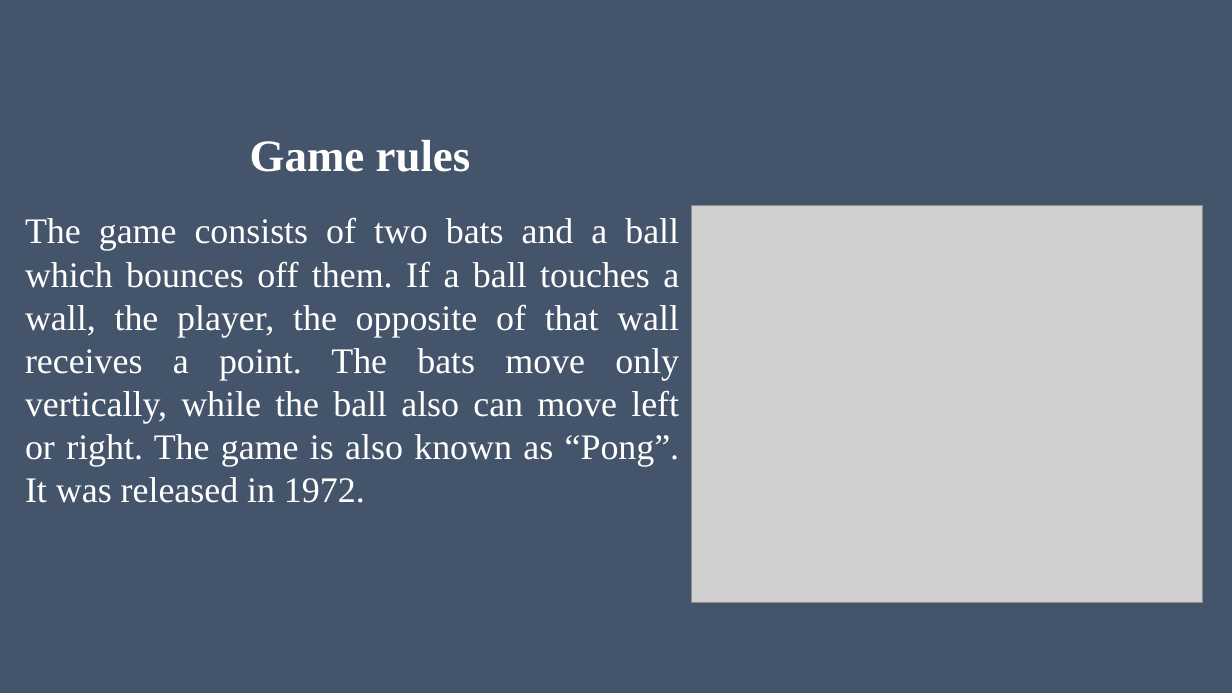
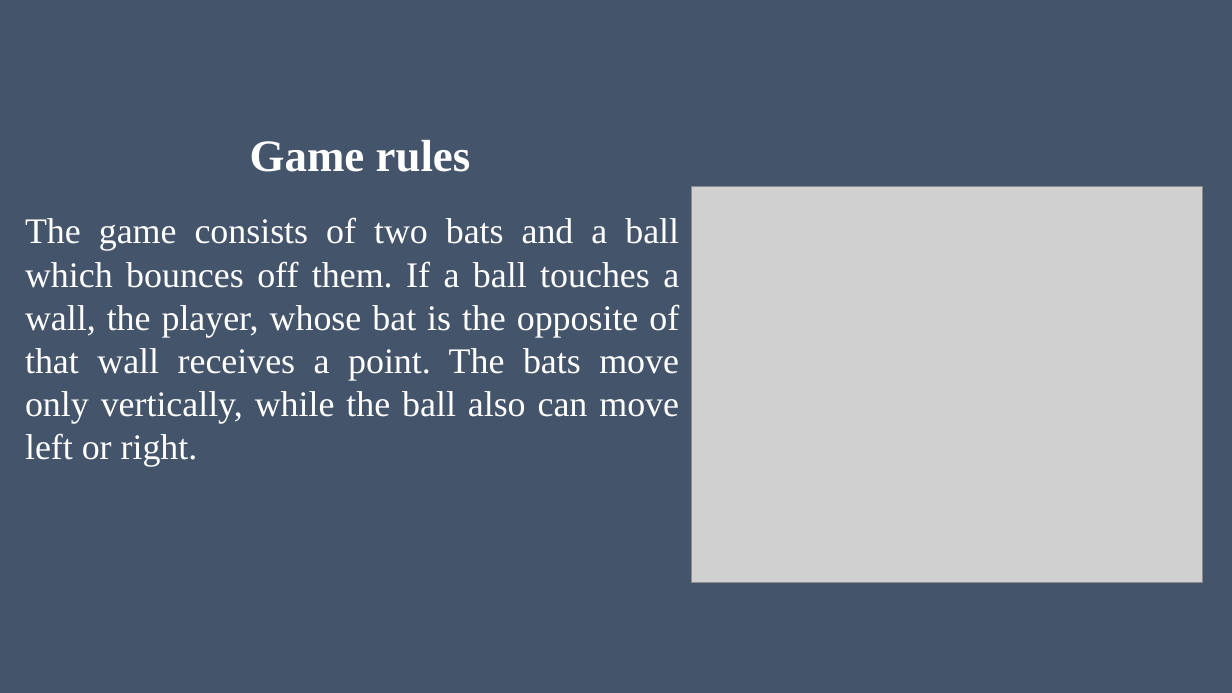
Before and after one commit to MIZINCHIK/DigitalPlatforms, a slide deck: slide 2 of Presentation.pptx. Drawn at 1232x693 pixels with LibreOffice and Linux fonts; fonts in the diff are those of the drawing; grey boxes stand for pictures. Boxes give left, top, right and bottom in pixels: in the first picture for what was removed or moved away, otherwise in the second. Text is boxed around its words. In the diff, an @@ line names an element or a change of style, - is before the commit and + after.

```diff
--- a/Presentation.pptx
+++ b/Presentation.pptx
@@ picture moved from (x1=692, y1=206, x2=1203, y2=603) to (x1=691, y1=187, x2=1202, y2=583) @@
@@ text at (x1=25, y1=217, x2=679, y2=467): text changed @@
-The game consists of two bats and a ball which bounces off them. If a ball touches a wall, the player, the opposite of that wall receives a point. The bats move only vertically, while the ball also can move left or right. The game is also known as “Pong”. It was released in 1972.
+The game consists of two bats and a ball which bounces off them. If a ball touches a wall, the player, whose bat is the opposite of that wall receives a point. The bats move only vertically, while the ball also can move left or right.
```
Also in this commit, not shown: 5 other slides changed, 2 slides added, 2 slides removed.
